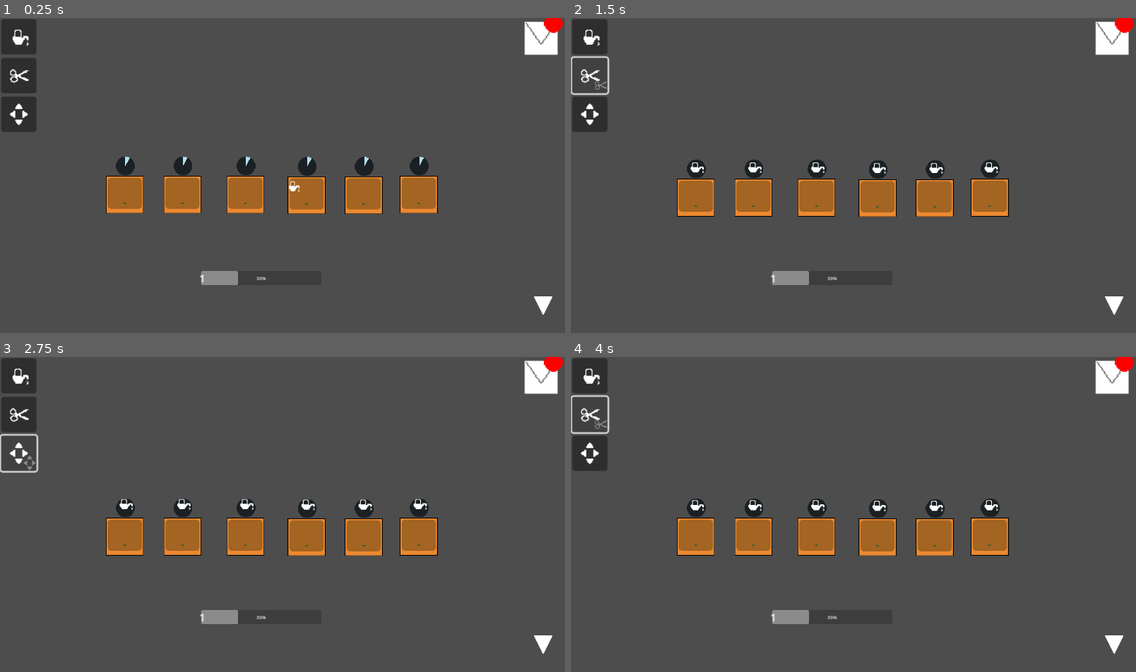
Above: before the commit, frames 1-4 (two rows, left to right).
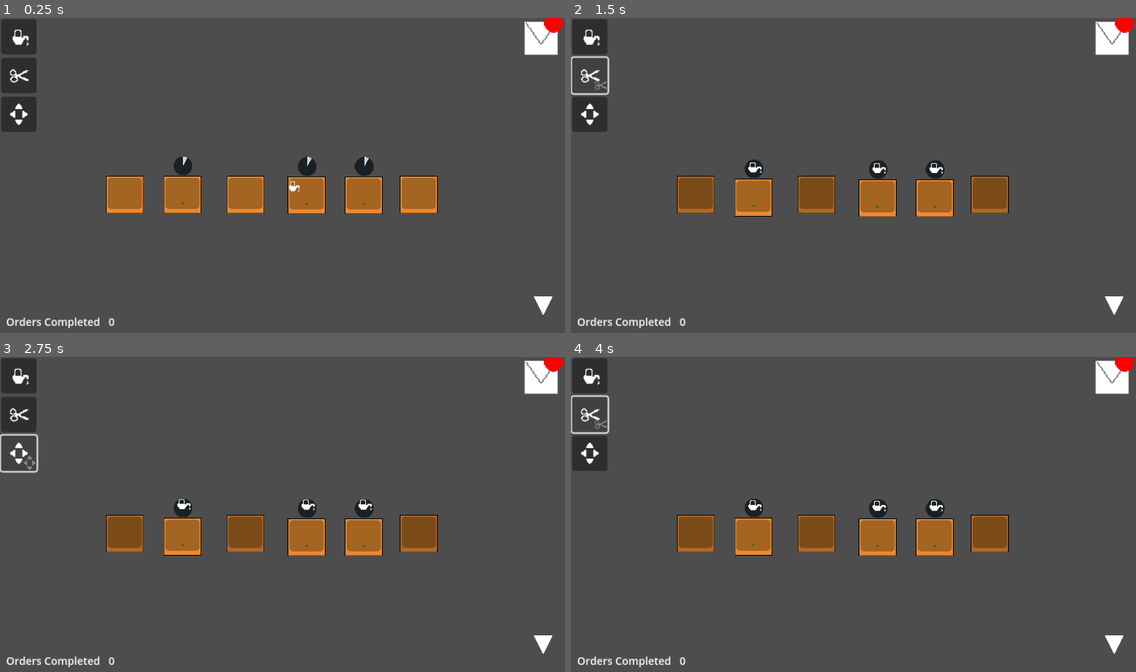
Above: after the commit, the same moments.

Repository: mathew-tran/flower-garden
Game: Godot game, scene res://Scenes/Main.tscn
Two runs of this game, one before a commit and one after it. Both use one fixed random seed, a clock stepped at 60 frames per second and the inputs below.
Inputs (mouse positions are in pixels of both pictures, inside the frame that each line leads up to):
- Up to frame 1 (0.25 s): no input
- Up to frame 2 (1.5 s): click (587, 36) at 0.5 s; click (587, 74) at 1.25 s
- Up to frame 3 (2.75 s): click (16, 454) at 2 s
- Up to frame 4 (4 s): click (587, 375) at 2.75 s; click (587, 413) at 3.5 s

The runs differ from the first frame. In frame 1, 1.0% of the frame differs, in the area x 1-76%, y 44-99%; in frame 2, 3.3%; in frame 3, 3.3%; in frame 4, 3.3%, in the area x 1-78%, y 44-99%.

Commit message:
load the orders, also add some ui to show how much orders you have done

Diff:
--- a/Prefabs/UI/EXPBar.tscn
+++ b/Prefabs/UI/EXPBar.tscn
@@ -1,4 +1,6 @@
-[gd_scene format=3 uid="uid://vda87wfmckjj"]
+[gd_scene load_steps=2 format=3 uid="uid://vda87wfmckjj"]
+
+[ext_resource type="Script" path="res://Scripts/UI/EXPBar.gd" id="1_7poiu"]
 
 [node name="EXPBar" type="Control"]
 layout_mode = 3
@@ -7,21 +9,25 @@
 offset_top = 862.0
 offset_right = 698.0
 offset_bottom = 902.0
+script = ExtResource("1_7poiu")
 metadata/_edit_group_ = true
 
-[node name="Bar" type="ProgressBar" parent="."]
+[node name="HBoxContainer" type="HBoxContainer" parent="."]
 layout_mode = 0
-offset_left = 25.0
-offset_right = 434.0
-offset_bottom = 48.0
-value = 30.0
+offset_right = 40.0
+offset_bottom = 40.0
 
-[node name="Text" type="Label" parent="."]
+[node name="Text2" type="Label" parent="HBoxContainer"]
 custom_minimum_size = Vector2(70, 0)
-layout_mode = 0
-offset_left = -5.0
-offset_right = 65.0
-offset_bottom = 50.0
+layout_mode = 2
+theme_override_font_sizes/font_size = 36
+text = "Orders Completed"
+horizontal_alignment = 1
+vertical_alignment = 1
+
+[node name="Text" type="Label" parent="HBoxContainer"]
+custom_minimum_size = Vector2(70, 0)
+layout_mode = 2
 theme_override_font_sizes/font_size = 36
 text = "1
 "
--- /dev/null
+++ b/Resources/Orders/Easy/1.tres
@@ -0,0 +1,9 @@
+[gd_resource type="Resource" script_class="PlantOrder" load_steps=2 format=3 uid="uid://bsg8k705qdsxy"]
+
+[ext_resource type="Script" path="res://Scripts/ResourceTypes/PlantOrder.gd" id="1_a8hd4"]
+
+[resource]
+script = ExtResource("1_a8hd4")
+flowers = [-1, 1, -1, 1, 1, -1]
+greeting = "I need"
+thanks = "thank you!"
--- a/Scenes/Main.tscn
+++ b/Scenes/Main.tscn
@@ -51,3 +51,7 @@
 [node name="Bouquet" parent="." instance=ExtResource("7_5kcj8")]
 
 [node name="EXPBar" parent="." instance=ExtResource("8_3hpu8")]
+offset_left = 21.0
+offset_top = 1010.0
+offset_right = 442.0
+offset_bottom = 1058.0
--- a/Scripts/Autoload/Game.gd
+++ b/Scripts/Autoload/Game.gd
@@ -1,4 +1,6 @@
 extends Node
+
+signal CompleteRound
 
 func ArePlanterBoxesCompleted():
 	var boxes = get_tree().get_nodes_in_group("PlanterBox")
@@ -7,5 +9,33 @@
 			return false
 	return true
 
+func GetAllFilePaths(path: String) -> Array[String]:
+	var file_paths: Array[String] = []
+	var dir = DirAccess.open(path)
+	dir.list_dir_begin()
+	var file_name = dir.get_next()
+	while file_name != "":
+		var file_path = path + "/" + file_name
+		if dir.current_is_dir():
+			file_paths += GetAllFilePaths(file_path)
+		else:
+			file_paths.append(file_path)
+		file_name = dir.get_next()
+	return file_paths
+
+
+func GetPlant(index):
+	if index == 0:
+		return "res://Prefabs/Flowers/Rose.tscn"
+	if index == 1:
+		return "res://Prefabs/Flowers/SimpleRose.tscn"
+
 func SetNewRound():
-	pass
+	emit_signal("CompleteRound")
+
+	var orders = GetAllFilePaths("res://Resources/Orders")
+	var order = load(orders[randi() % len(orders)])
+	var boxes = get_tree().get_nodes_in_group("PlanterBox")
+	for x in range(0, len(order.flowers)):
+		if order.flowers[x] != -1:
+			boxes[x].SetPlant(GetPlant(order.flowers[x]))
--- a/Scripts/Bouquet.gd
+++ b/Scripts/Bouquet.gd
@@ -12,8 +12,19 @@
 func _ready():
 	add_to_group("Bouquet")
 	Positions.shuffle()
+	Game.connect("CompleteRound", Callable(self, "OnCompleteRound"))
+
+func OnCompleteRound():
+	ClearFlowers()
+	Positions.shuffle()
 
 func AddFlower(flowerObj):
 	flowerObj.reparent(self)
 	flowerObj.show_behind_parent = true
 	flowerObj.position = Positions.pop_back()
+
+func ClearFlowers():
+	await get_tree().create_timer(1).timeout
+	for child in get_children():
+		Positions.push_back(child.position)
+		child.queue_free()
--- a/Scripts/Main.gd
+++ b/Scripts/Main.gd
@@ -1,5 +1,7 @@
 extends Node2D
 
+func _ready():
+	Game.SetNewRound()
 
 func _input(event):
 	if event.is_action_pressed("1"):
--- a/Scripts/PlanterBox.gd
+++ b/Scripts/PlanterBox.gd
@@ -14,7 +14,7 @@
 
 signal FlowerBoxComplete
 
-func SetFlower(path):
+func SetPlant(path):
 	Flower = load(path).instantiate()
 	add_child(Flower)
 	Flower.connect("UpdateGrowth", Callable(self, "OnUpdateGrowth"))
@@ -23,9 +23,9 @@
 
 func _ready():
 	StartPosition = global_position
-	SetFlower("res://Prefabs/Flowers/SimpleRose.tscn")
 	add_to_group("PlanterBox")
 	connect("FlowerBoxComplete", Callable(self, "CheckBoxesComplete"))
+	OnFinishGrowth()
 
 func CheckBoxesComplete():
 	if Game.ArePlanterBoxesCompleted():
--- /dev/null
+++ b/Scripts/ResourceTypes/PlantOrder.gd
@@ -0,0 +1,6 @@
+extends Resource
+class_name PlantOrder
+
+@export var flowers = [-1,-1,-1,-1,-1,-1]
+@export var greeting = "I need"
+@export var thanks = "thank you!"
--- /dev/null
+++ b/Scripts/UI/EXPBar.gd
@@ -0,0 +1,13 @@
+extends Control
+
+var OrdersCompleted = -1
+
+func _ready():
+	Game.connect("CompleteRound", Callable(self, "OnCompleteRound"))
+
+func OnCompleteRound():
+	Increment()
+
+func Increment():
+	OrdersCompleted += 1
+	$HBoxContainer/Text.text = str(OrdersCompleted)
